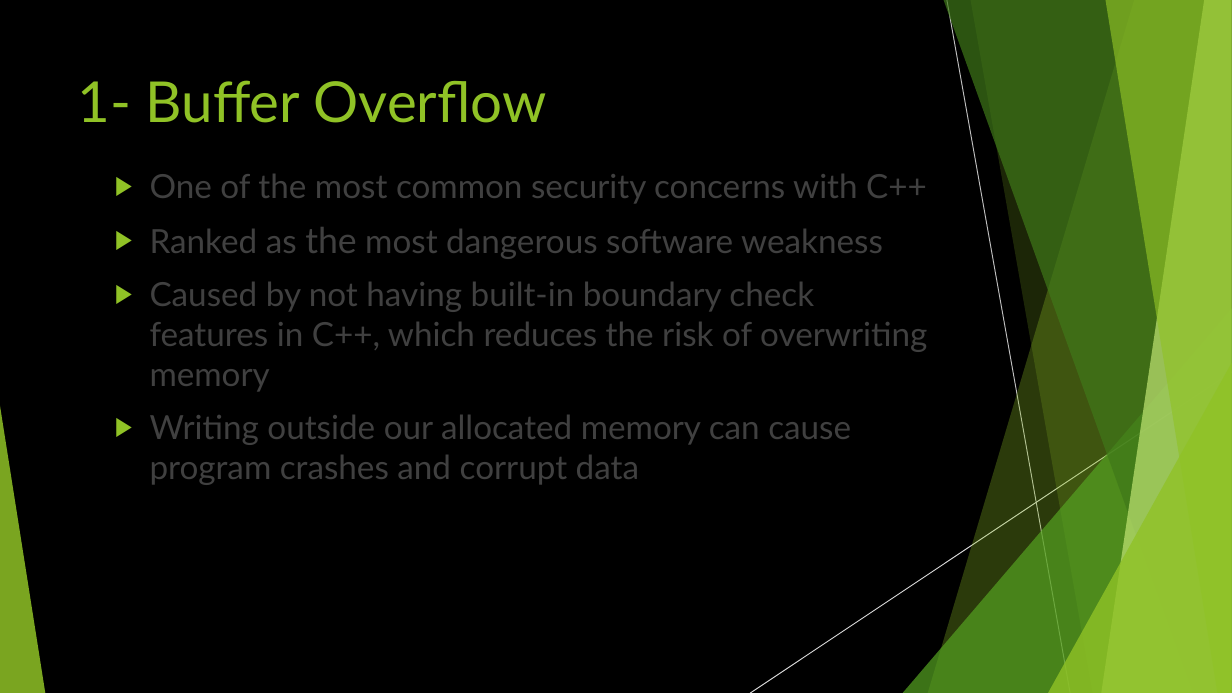
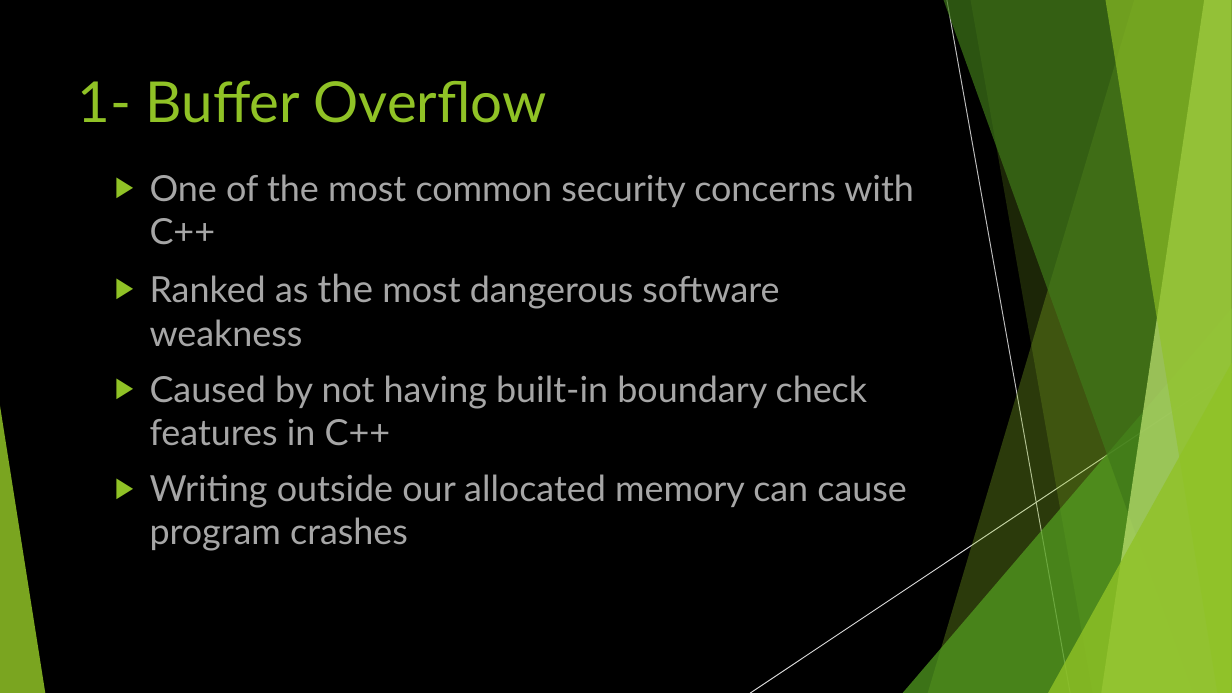
Before and after one commit to raamishkhan99/cpp-security-risks, a slide deck: slide 3 of 3 SECURITY RISKS OF C++ - Raamish Khan.pptx. Drawn at 1232x693 pixels with LibreOffice and Linux fonts; fonts in the diff are those of the drawing. Boxes give left, top, right and bottom in pixels: in the first picture for what was removed or moved away, otherwise in the second. Text is boxed around its words. In the diff, an @@ line names an element or a change of style, - is before the commit and + after.

```diff
--- a/3 SECURITY RISKS OF C++ - Raamish Khan.pptx
+++ b/3 SECURITY RISKS OF C++ - Raamish Khan.pptx
@@ text at (150,174,914,347): size 25.9 to 28 pt in "One of the most common security concerns ...", "Ranked as most dangerous software weakness"; text colour #404040 to #A6A6A6 in "One of the most common security concerns ...", "Ranked as the most dangerous software weakness"; size 27.8 to 30 pt in "the" @@
@@ text at (150,375,906,551): text changed; size 25.9 to 28 pt; text colour #404040 to #A6A6A6 @@
-▶ Caused by not having built-in boundary check features in C++, which reduces the risk of overwriting memory
-▶ Writing outside our allocated memory can cause program crashes and corrupt data
+▶ Caused by not having built-in boundary check features in C++
+▶ Writing outside our allocated memory can cause program crashes
```
Also in this commit, not shown: 11 other slides changed.
